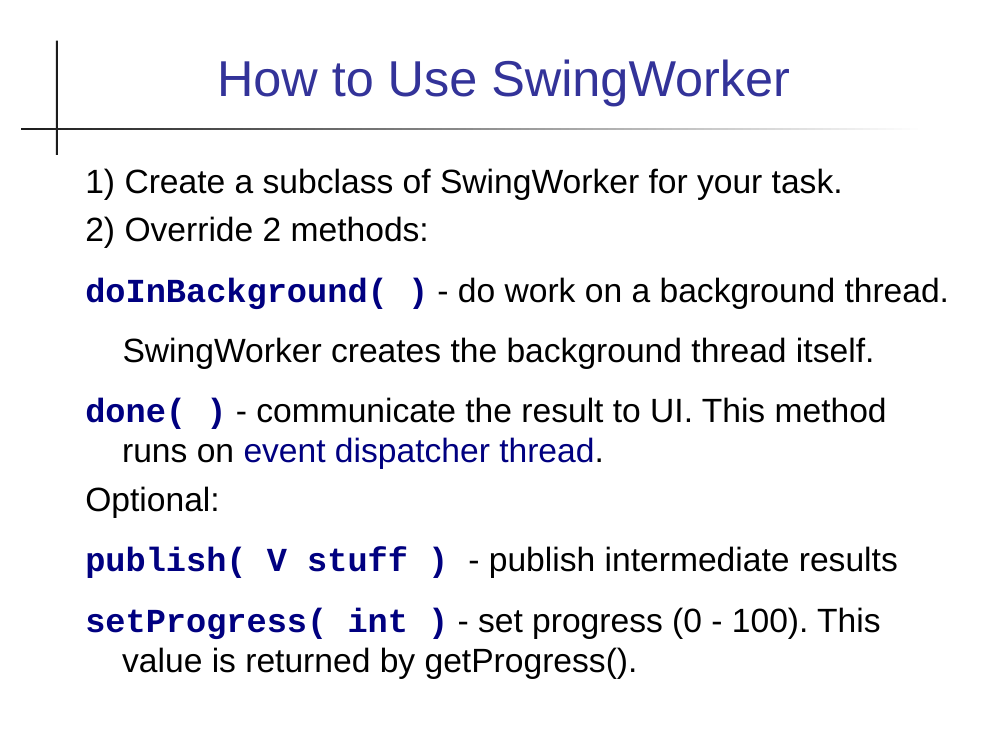
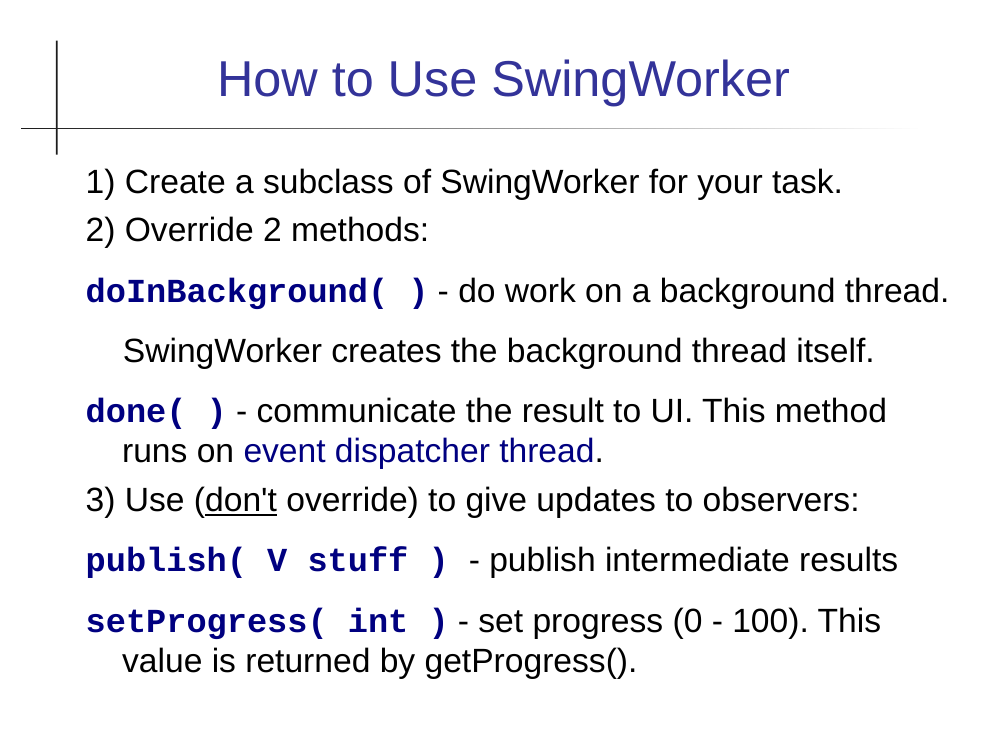
Before and after one commit to skeoop/skeoop.github.io, a slide deck: slide 13 of week10/Threads-in-Swing.ppt. Drawn at 1008x756 pixels with LibreOffice and Linux fonts; fonts in the diff are those of the drawing. Boxes give left, top, right and bottom in pixels: in the first picture for what was removed or moved away, otherwise in the second. Text is boxed around its words. In the diff, an @@ line names an element or a change of style, - is before the commit and + after.

```diff
--- a/week10/Threads-in-Swing.ppt
+++ b/week10/Threads-in-Swing.ppt
@@ text at (86, 486, 860, 518): text changed @@
-Optional:
+3) Use (don't override) to give updates to observers:
```
Also in this commit, not shown: 9 other slides changed, 3 slides added, 17 other files.
